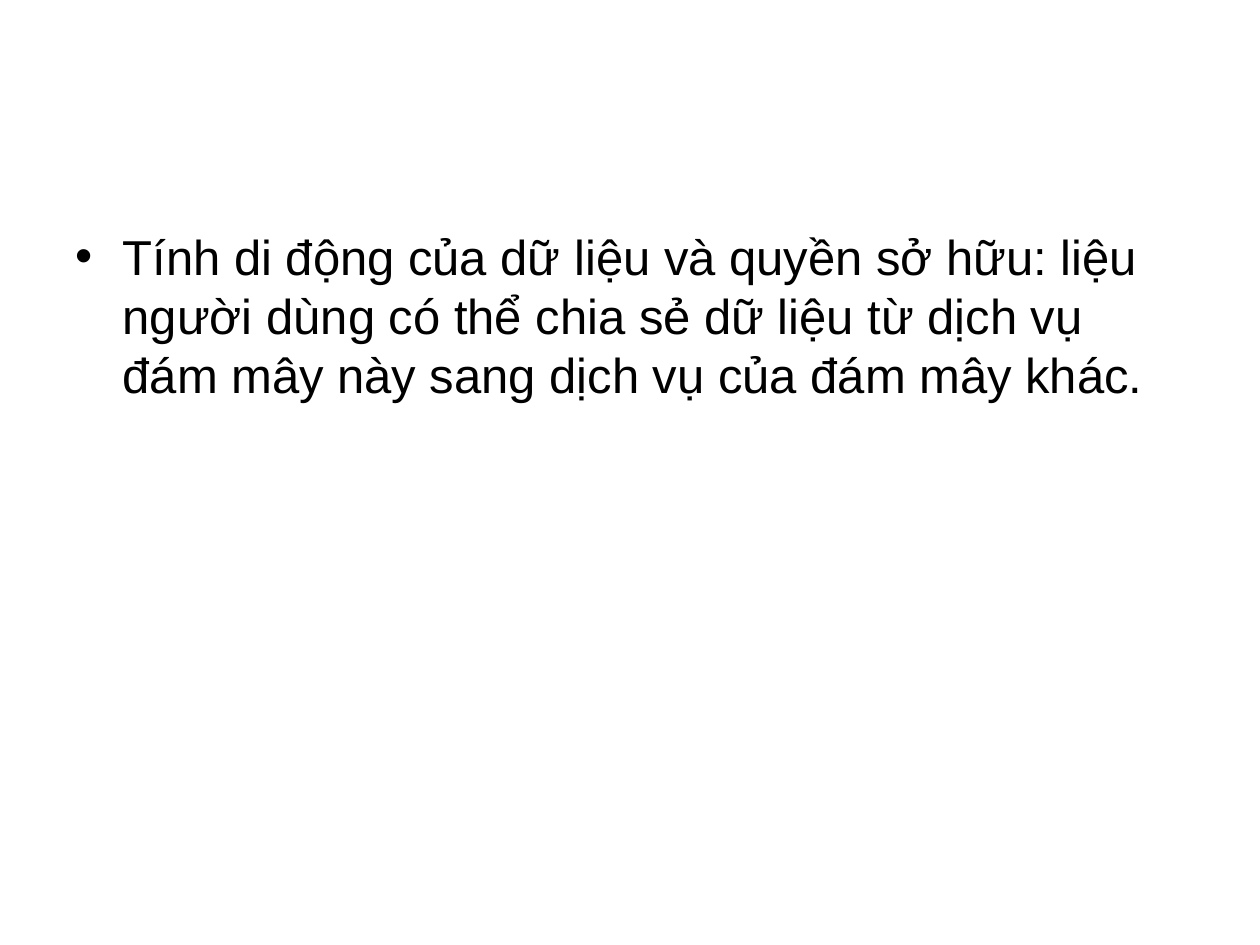
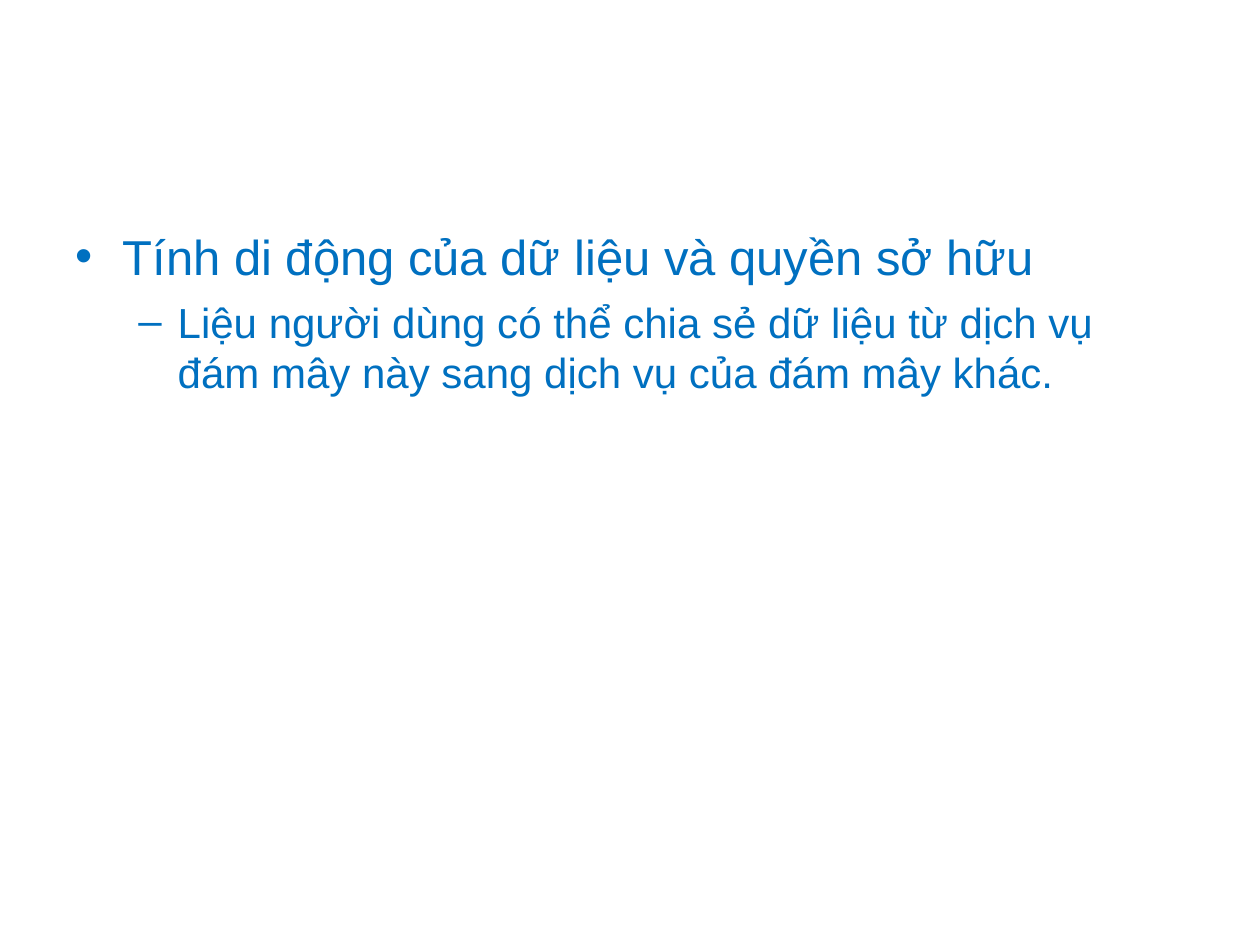
Before and after one commit to ndlongit/longnd-data, a slide deck: slide 10 of Temp/Bai tap ky nang - NDL.ppt. Drawn at 1260x945 pixels with LibreOffice and Linux fonts; fonts in the diff are those of the drawing. Boxes give left, top, right and bottom in pixels: in the first picture for what was removed or moved away, otherwise in the second. Text is boxed around its words. In the diff, an @@ line names an element or a change of style, - is before the commit and + after.

```diff
--- a/Temp/Bai tap ky nang - NDL.ppt
+++ b/Temp/Bai tap ky nang - NDL.ppt
@@ text at box(123, 237, 1092, 396): text changed; size 28 to 24 pt; text colour #000000 to #0070C0 @@
-• Tính di động của dữ liệu và quyền sở hữu: liệu người dùng có thể chia sẻ dữ liệu từ dịch vụ đám mây này sang dịch vụ của đám mây khác.
+• Tính di động của dữ liệu và quyền sở hữu
+  – Liệu người dùng có thể chia sẻ dữ liệu từ dịch vụ đám mây này sang dịch vụ của đám mây khác.
```
Also in this commit, not shown: 8 other slides changed, 6 slides added, 1 slide removed.
